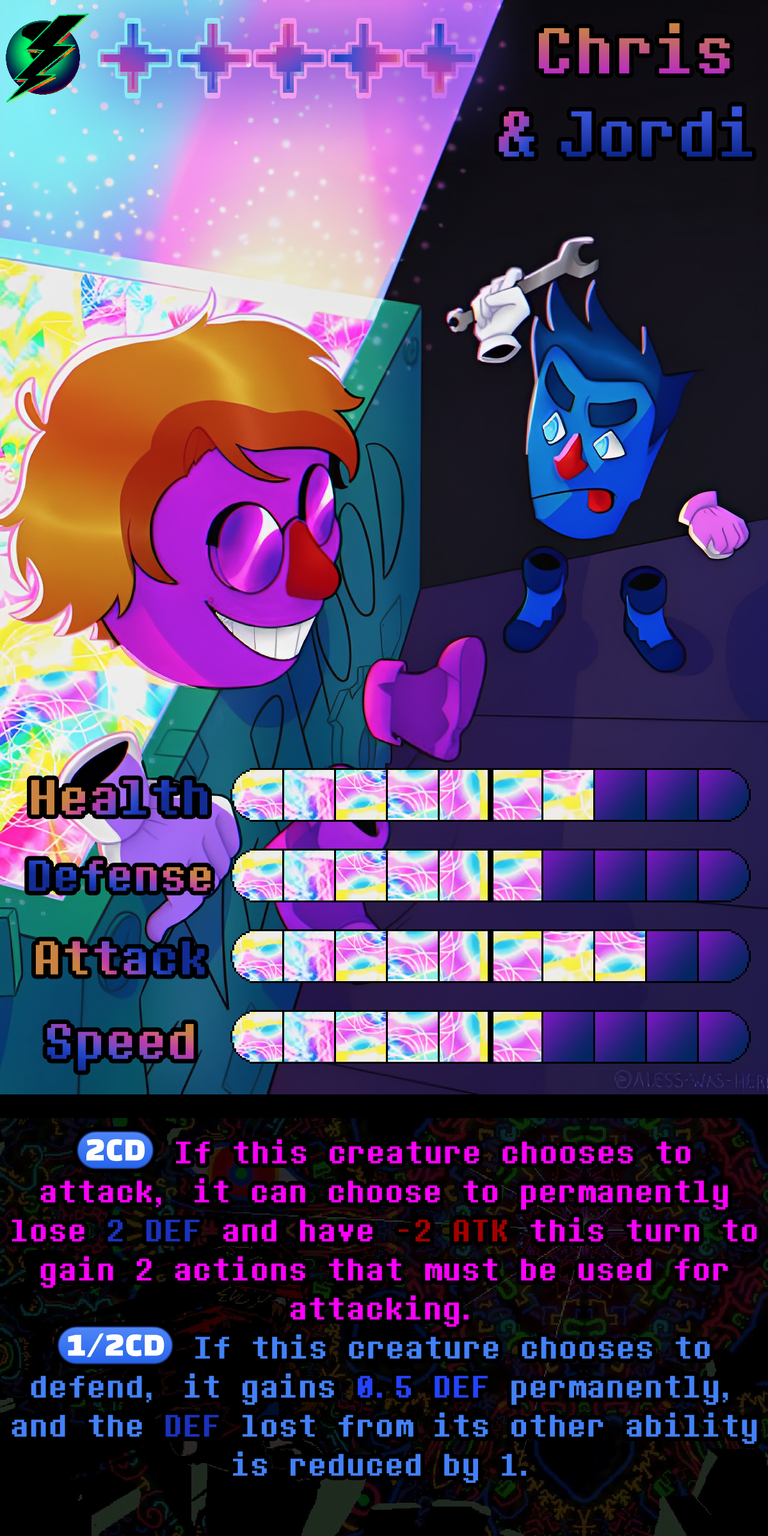
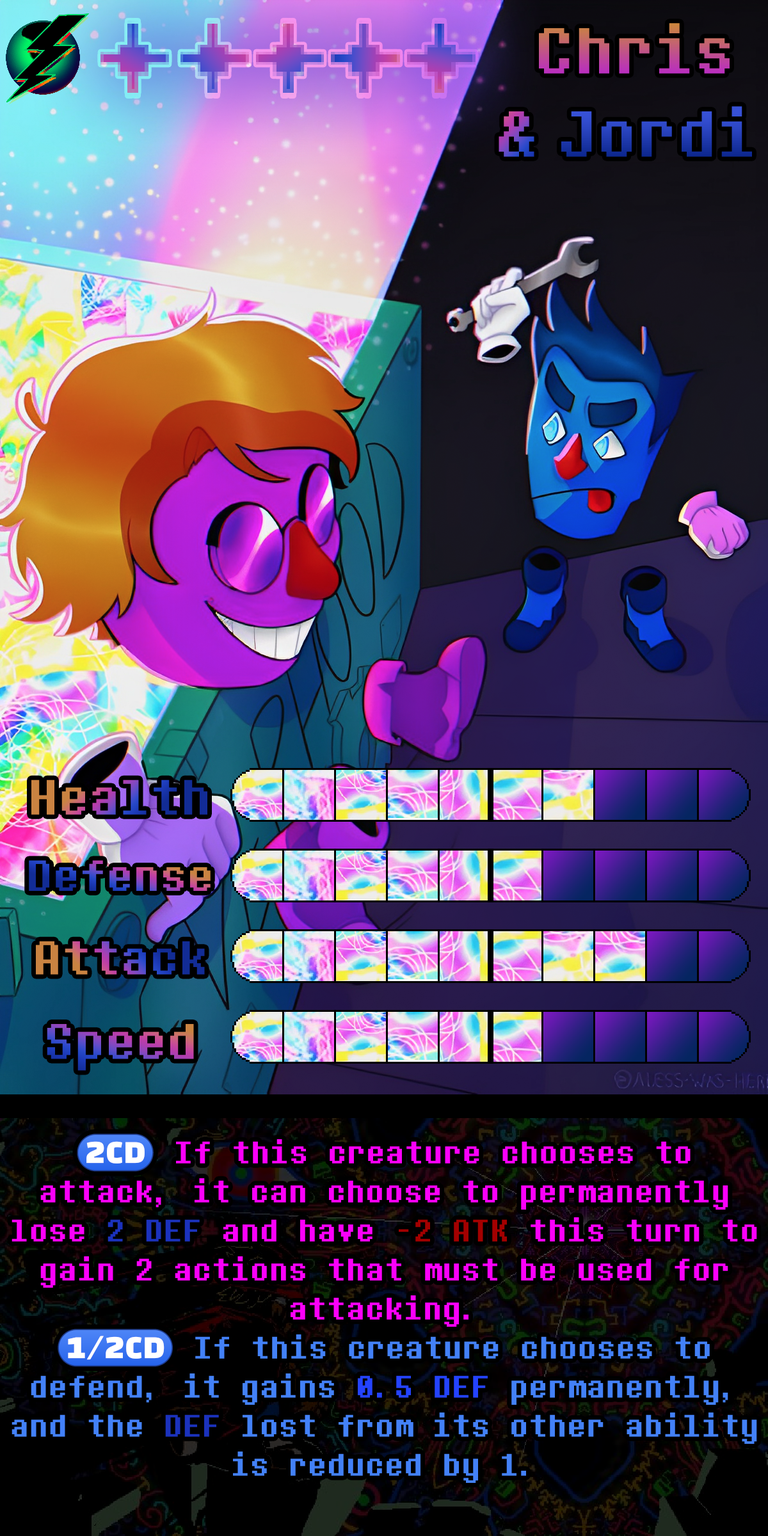
Two versions of the same layered image (768 x 1536). Layer-by-layer changes:
painted on "Ability" over (57, 1130, 173, 1367)
